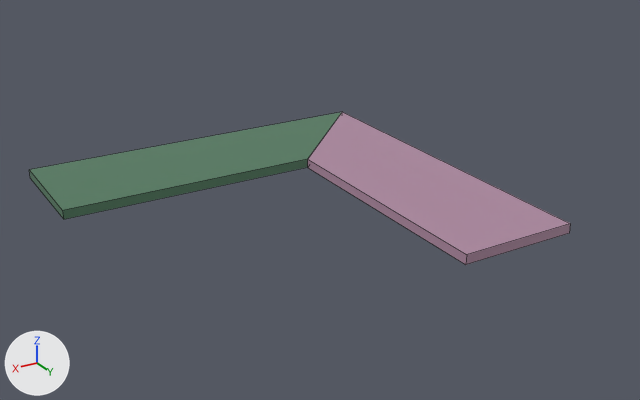
Renders of the FBX model Assets/SM_/SM_Desk.fbx from each side of a commit.
Before and after are seen from a 50 mm lens placed at (1.71, 3.27, 2.62), pointed at (-0.37, -0.2, 0.89). The lights are fixed; the arrows at lower left show +X, +Y and +Z. Mesh edges are drawn as thin lines. Where no turn or scale is listed for an object, it has been applied to the vertices.

The scene before the commit, as lines of its bpy script (objects in view):
```python
me_mesh = bpy.data.meshes.new('Mesh')
me_mesh.from_pydata(...)  # 14 vertices, 10 faces; spans x -1.25..0.75, y -1.38..0.63, z 0.82..0.88
# faces by material slot: [5, 5]
me_mesh.materials.append(mat_t_pcube30)  # dark green #517a5f
me_mesh.materials.append(mat_t_pcube2)  # pink #ae89a0
# before: 0 (-1.25, -1.38, 0.83), 1 (0.75, -1.38, 0.83) at pixel (30, 178), 2 (-1.25, -1.38, 0.88) at pixel (342, 111), 3 (0.75, -1.38, 0.88) at pixel (29, 169), 4 (0.75, -0.75, 0.88) at pixel (62, 210)
# before: 5 (0.75, -0.75, 0.83) at pixel (63, 219), 6 (-0.62, -0.75, 0.83) at pixel (307, 167), 7 (-0.62, -0.75, 0.88) at pixel (307, 159), 8 (-1.25, 0.63, 0.87) at pixel (570, 223), 9 (-0.62, 0.63, 0.87) at pixel (466, 254)
# before: 10 (-1.25, 0.63, 0.82) at pixel (569, 233), 11 (-0.62, 0.63, 0.82) at pixel (465, 264), 12 (-0.62, -0.75, 0.83) at pixel (307, 167), 13 (-0.62, -0.75, 0.88) at pixel (307, 158)
ob_desk = bpy.data.objects.new('Desk', me_mesh)
ob_desk.location = (0.0, 0.0, 0.0)
```
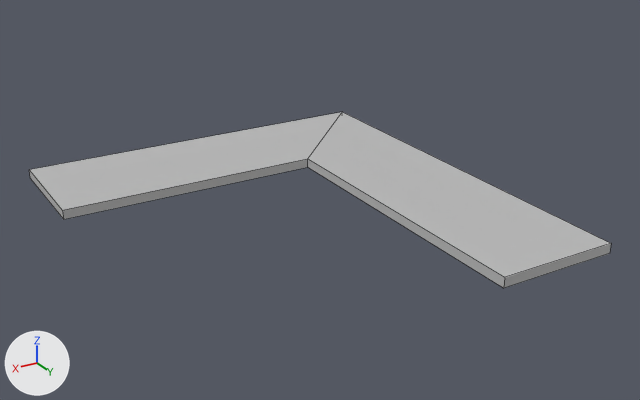
The newer file is also turned or shifted as a whole; pictures and numbers use the older file's frame.

Diff of the bpy script that builds the scene:
```diff
--- a/Assets/SM_/SM_Desk.fbx.py
+++ b/Assets/SM_/SM_Desk.fbx.py
@@ mat_lambert1 @@
+mat_lambert1 = principled_material('lambert1')
+mat_lambert1.base_color = (0.5, 0.5, 0.5)  # grey #bcbcbc
@@ me_mesh @@
 # used by ob_desk; location = (0.0, 0.0, 0.0)
 # verts and faces of me_mesh; kept vertices keep their numbers, new ones are numbered from 14
-me_mesh.from_pydata(...)  # 14 vertices, 10 faces; spans x -1.25..0.75, y -1.38..0.63, z 0.82..0.88
+me_mesh.from_pydata(...)  # 12 vertices, 10 faces; spans x -1.25..0.75, y -1.38..0.87, z 0.82..0.88
+# me_mesh part 1
+delete_vertices([12, 13])  # with the faces that use them
+for i in [*range(8, 12)]: verts[i] += (0.0, 0.24, 0.0)
+faces += [(2, 3, 4, 7), (4, 5, 6, 7), (0, 6, 5, 1)]
+# me_mesh part 2: 2 faces spanning x -1.25..0.75, y -1.38..-0.75, z 0.83..0.88 switch from mat_t_pcube30 (dark green #517a5f) to mat_lambert1 (grey #bcbcbc)
+# me_mesh part 3: 5 faces spanning x -1.25..-0.62, y -1.38..0.87, z 0.82..0.88 switch from mat_t_pcube2 (pink #ae89a0) to mat_lambert1 (grey #bcbcbc)
```

Where the change shows, as pixel boxes [x1, y1, x2, y2] in the pictures (640 x 400 px; the box of a moved part takes in the faces that stretch with it):
'Desk', reshaped (8% wider, 15% taller): before [29, 112, 570, 265]; after [29, 112, 611, 288]
part 1 of me_mesh, moved or reshaped: [30, 112, 342, 219] in both
part 2 of me_mesh, recoloured (green to grey): [29, 170, 63, 218] in both
part 3 of me_mesh, recoloured (pink to grey): [308, 112, 570, 264] in both
